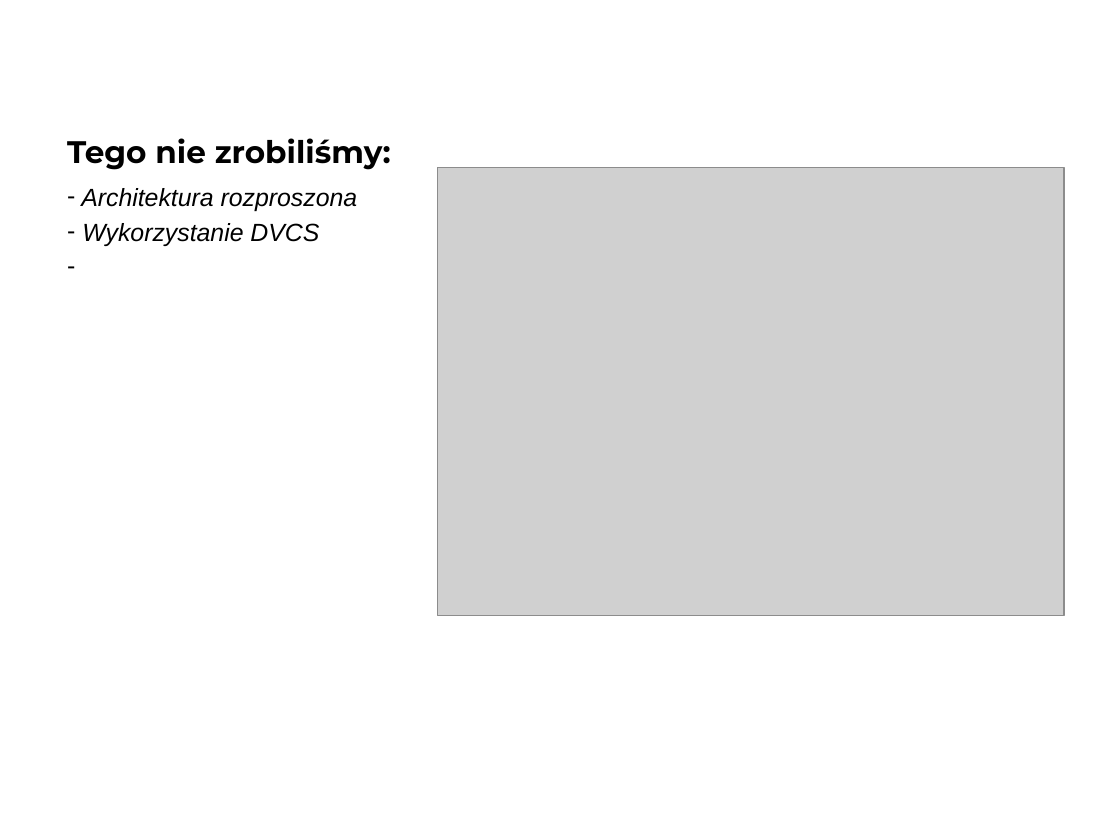
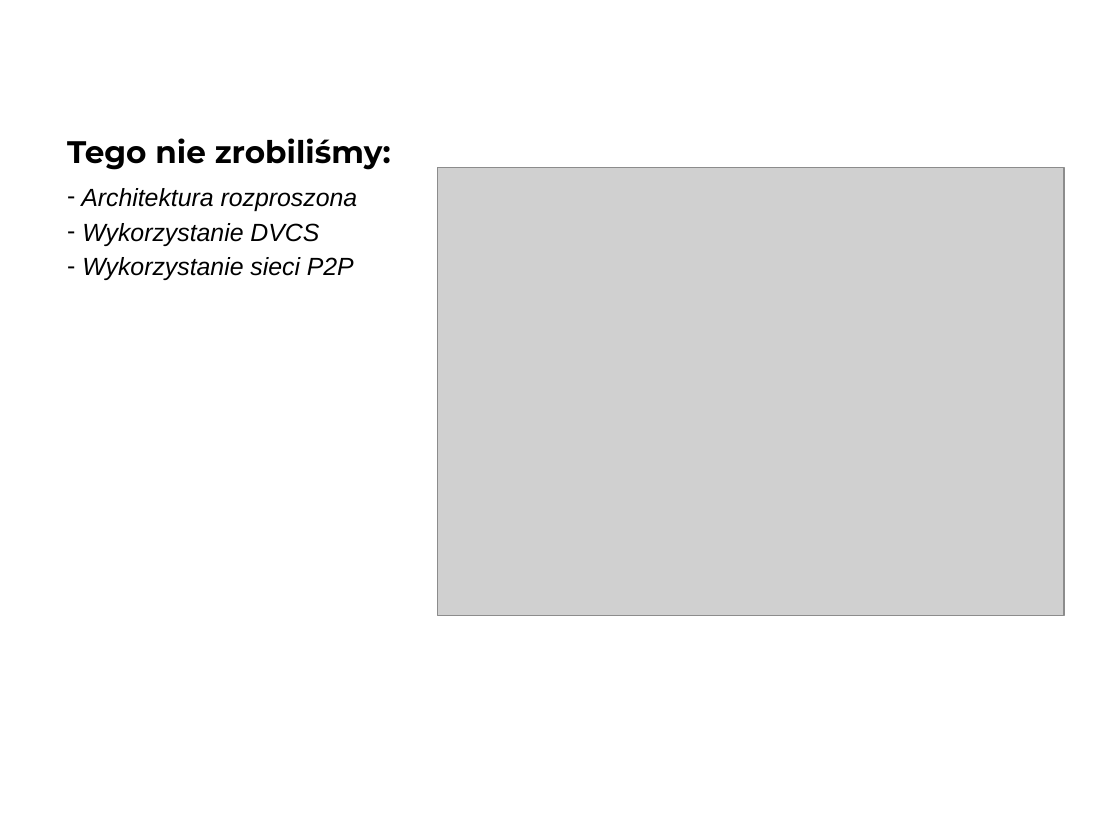
Before and after one commit to imbaczek/numbex, a slide deck: slide 2 of docs/final.pptx. Drawn at 1120x840 pixels with LibreOffice and Linux fonts; fonts in the diff are those of the drawing; grey boxes stand for pictures; background and template pictures are left out. Boxes give left, top, right and bottom in pixels: in the first picture for what was removed or moved away, otherwise in the second. Text is boxed around its words. In the diff, an @@ line names an element or a change of style, - is before the commit and + after.

```diff
--- a/docs/final.pptx
+++ b/docs/final.pptx
@@ text at [82, 257, 354, 280]: paragraph added @@
+– Wykorzystanie sieci P2P
```
Also in this commit, not shown: 1 other slide changed, 1 other file.
